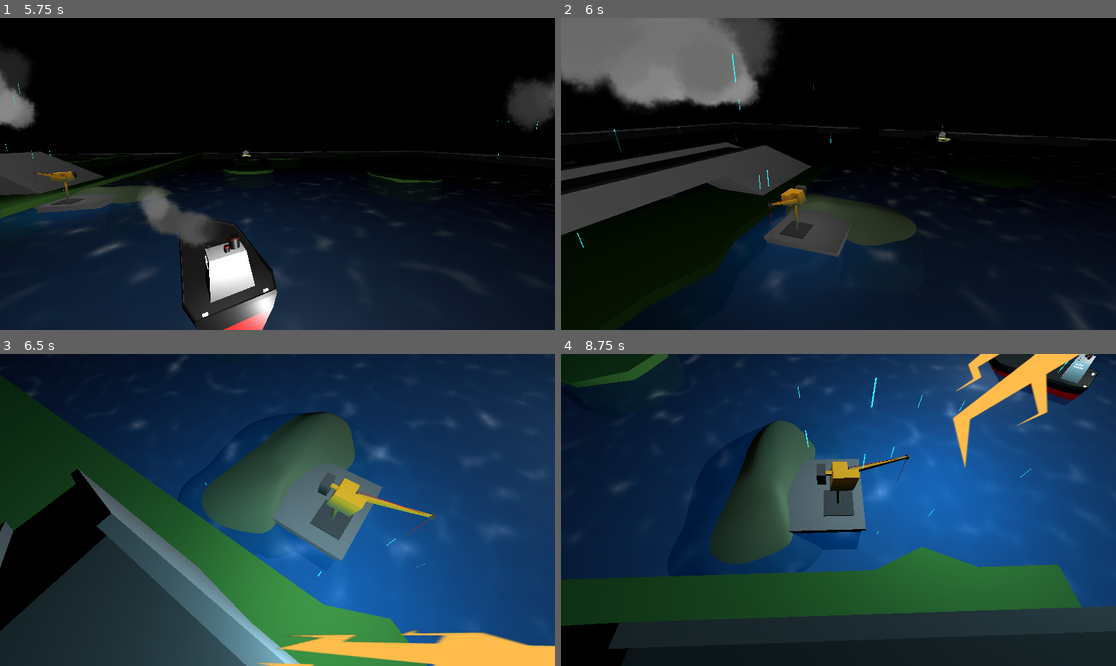
Above: before the commit, frames 1-4 (two rows, left to right).
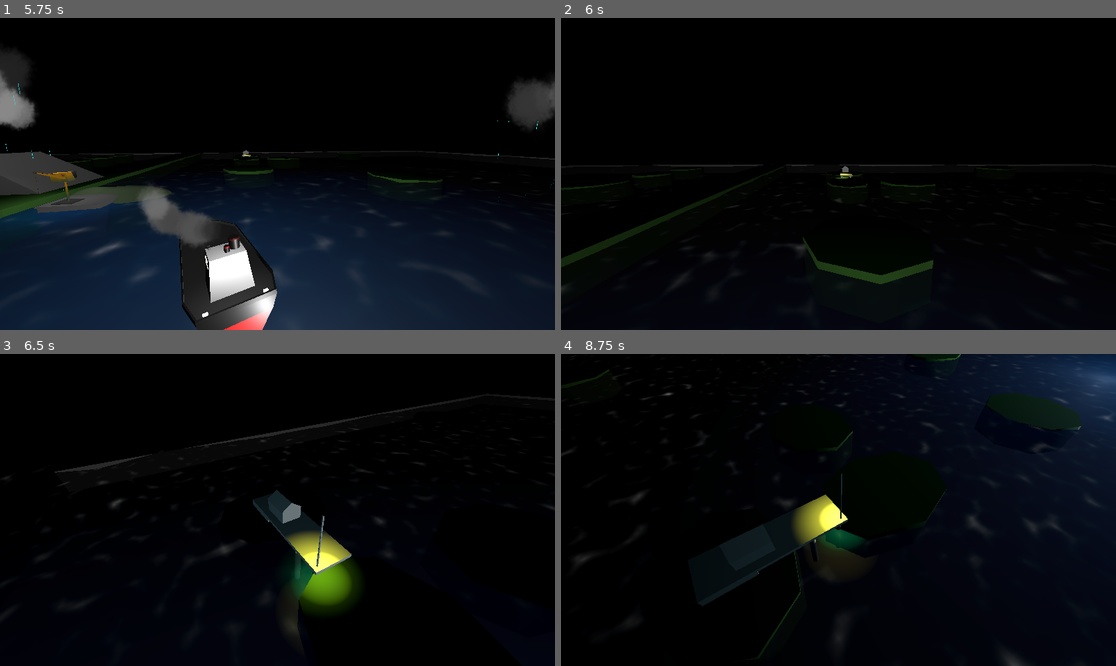
Above: after the commit, the same moments.

Repository: savenger/shipped
Game: Godot game, scene res://level/game.tscn
Two runs of this game, one before a commit and one after it. Both use one fixed random seed, a clock stepped at 60 frames per second and the inputs below.
Inputs (mouse positions are in pixels of both pictures, inside the frame that each line leads up to):
- Up to frame 1 (5.75 s): tap Enter at 0.5 s; move the mouse to (399, 158) at 0.52 s; hold D (Turn Right) 0.53-1.28 s; click (399, 158) at 0.6 s; move the mouse to (166, 189) at 1.27 s; hold A (Turn Left) 1.28-2.03 s; tap Mouse wheel down (volume_down) at 1.35, 4.35 s; move the mouse to (333, 105) at 2.02 s; hold D (Turn Right) 2.03-2.78 s; tap Mouse wheel up (volume_up) at 2.1, 5.1 s; move the mouse to (249, 236) at 2.77 s; hold S (CounterThrust) 2.78-3.53 s; tap C at 2.85 s; move the mouse to (444, 220) at 3.52 s; hold A (Turn Left) from 3.53 s (still down); click (444, 220) at 3.6 s; move the mouse to (111, 127) at 4.27 s; move the mouse to (305, 174) at 5.02 s
- Up to frame 2 (6 s): move the mouse to (755, 96) at 5.77 s; release A (Turn Left) at 5.78 s; hold D (Turn Right) from 5.78 s (still down); tap C at 5.85 s
- Up to frame 3 (6.5 s): keep holding D (Turn Right)
- Up to frame 4 (8.75 s): move the mouse to (960, 494) at 6.52 s; release D (Turn Right) at 6.53 s; hold S (CounterThrust) 6.53-7.28 s; click (960, 494) at 6.6 s; move the mouse to (727, 525) at 7.27 s; hold D (Turn Right) 7.28-8.03 s; tap Mouse wheel down (volume_down) at 7.35 s; move the mouse to (894, 441) at 8.02 s; hold A (Turn Left) from 8.03 s (still down); tap Mouse wheel up (volume_up) at 8.1 s

Frame 1 is identical in both runs. In frame 2, 40% of the frame differs, in the area x 0-100%, y 0-100%; in frame 3, 95%; in frame 4, 95%.

Commit message:
Chagne camera angle at destination

Diff:
--- a/level/destination.gd
+++ b/level/destination.gd
@@ -5,6 +5,9 @@
 
 @export var _expected_delivery: float = 100
 @export var _unload_speed: float = 0.08
+
+@export var destination_camera: CameraViewpoint
+@export var ship_camera: CameraViewpoint
 
 var _unloaded_amount: float = 0
 var _is_unloading: bool = false
@@ -22,6 +25,7 @@
 		_is_unloading = false
 		_unloaded_amount = 0
 		print("destination: delivered")
+		CameraManager.set_current_camera(ship_camera)
 		return
 
 	_timer += delta
@@ -41,5 +45,5 @@
 		return
 	if body.cargo_amount < _expected_delivery:
 		return
-
+	CameraManager.set_current_camera(destination_camera)
 	_is_unloading = true
--- a/level/game.tscn
+++ b/level/game.tscn
@@ -118,7 +118,23 @@
 [node name="Watch" type="Node3D" parent="ship"]
 transform = Transform3D(1, 0, 1.49012e-08, 0, 1, 0, -1.49012e-08, 0, 1, 0, 6.5, 0)
 
-[node name="destination" parent="." instance=ExtResource("5_b312y")]
+[node name="destination" parent="." node_paths=PackedStringArray("destination_camera", "ship_camera") instance=ExtResource("5_b312y")]
+destination_camera = NodePath("../DestinationCamera")
+ship_camera = NodePath("../rendering/FollowShipCamera")
+
+[node name="Follow" type="Node3D" parent="destination"]
+transform = Transform3D(1, 0, 0, 0, 1, 0, 0, 0, 1, -10.1369, 14.4975, 3.25729)
+
+[node name="Watch" type="Node3D" parent="destination"]
+transform = Transform3D(1, 0, 0, 0, 1, 0, 0, 0, 1, 0, 0, 10.2556)
+
+[node name="DestinationCamera" type="Node3D" parent="." node_paths=PackedStringArray("watch", "follow") groups=["camera_dynamic"]]
+transform = Transform3D(1, 0, 0, 0, 1, 0, 0, 0, 1, 0, 14.3777, 0)
+script = ExtResource("7_4x65g")
+watch = NodePath("../destination/Watch")
+follow = NodePath("../destination/Follow")
+speed_movement = 3.0
+speed_rotation = 5.0
 
 [node name="CargoPort" parent="." node_paths=PackedStringArray("cargo_camera", "ship_camera") instance=ExtResource("9_wjkbu")]
 transform = Transform3D(1, 0, 0, 0, 1, 0, 0, 0, 1, -22, 0, -21)
@@ -133,7 +149,7 @@
 script = ExtResource("7_4x65g")
 watch = NodePath("../CargoPort")
 follow = NodePath("../CargoPort/Follow")
-speed_movement = 5.0
+speed_movement = 3.0
 speed_rotation = 5.0
 
 [node name="HUD" parent="." instance=ExtResource("11_hg3qo")]
